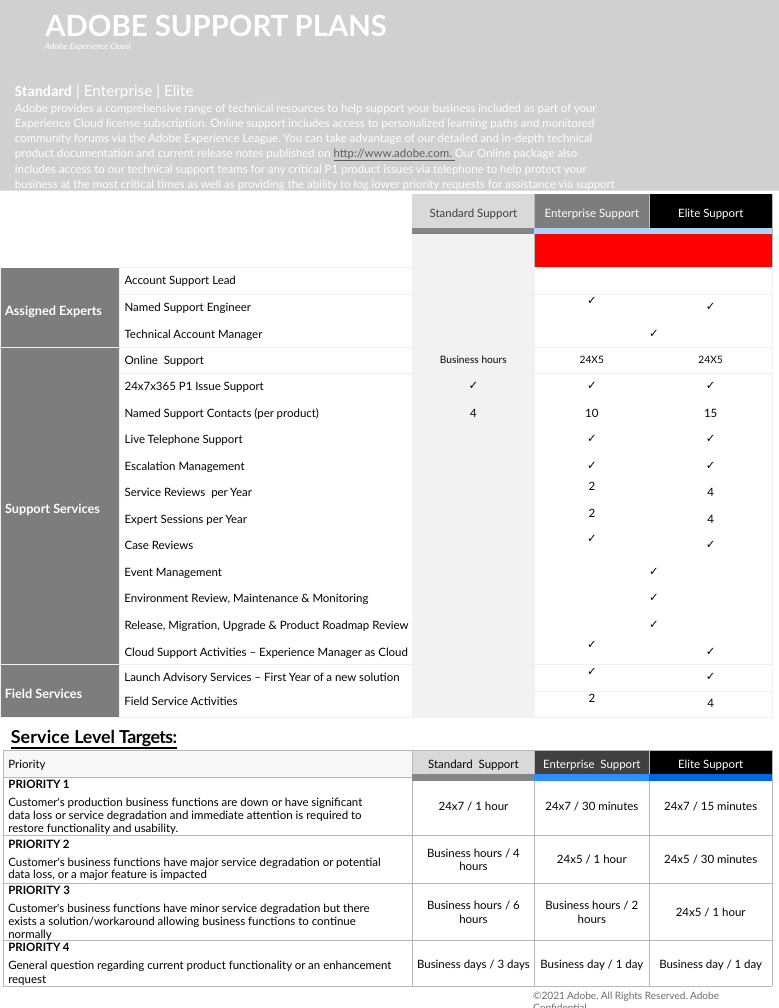
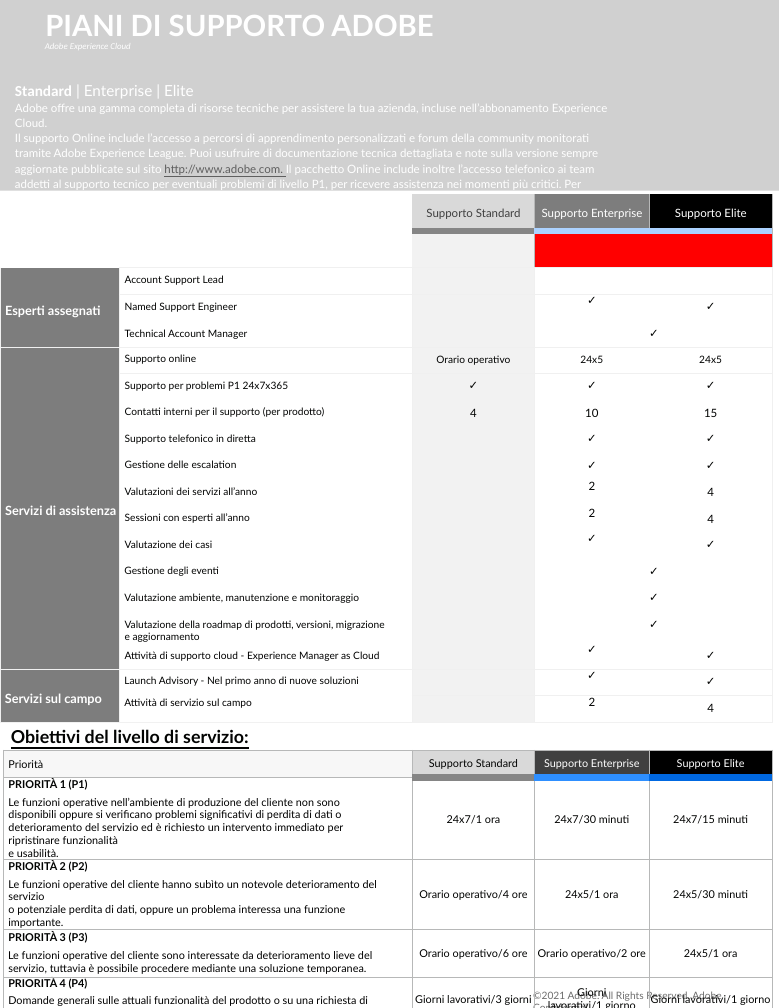
Before and after one commit to AdobeDocs/support-resources.it-IT, a slide deck: slide 1 of help/data-sheets/assets/StandardSupportDatasheet.pptx. Drawn at 779x1008 pixels with LibreOffice and Linux fonts; fonts in the diff are those of the drawing; grey boxes stand for pictures; background and template pictures are left out. Boxes give left, top, right and bottom in pixels: in the first picture for what was removed or moved away, otherwise in the second. Text is boxed around its words. In the diff, an @@ line names an element or a change of style, - is before the commit and + after.

```diff
--- a/help/data-sheets/assets/StandardSupportDatasheet.pptx
+++ b/help/data-sheets/assets/StandardSupportDatasheet.pptx
@@ title at (45,15,433,36): text changed @@
-ADOBE SUPPORT PLANS
+PIANI DI SUPPORTO ADOBE
@@ text at (15,85,608,190): text changed @@
-Standard | Enterprise | Elite
-Adobe provides a comprehensive range of technical resources to help support your business included as part of your Experience Cloud license subscription. Online support includes access to personalized learning paths and monitored community forums via the Adobe Experience League. You can take advantage of our detailed and in-depth technical product documentation and current release notes published on http://www.adobe.com. Our Online package also includes access to our technical support teams for any critical P1 product issues via telephone to help protect your business at the most critical times as well as providing the ability to log lower priority requests for assistance via support web portal.
+Standard | Enterprise | Elite
+Adobe offre una gamma completa di risorse tecniche per assistere la tua azienda, incluse nell’abbonamento Experience Cloud.
+Il supporto Online include l’accesso a percorsi di apprendimento personalizzati e forum della community monitorati tramite Adobe Experience League. Puoi usufruire di documentazione tecnica dettagliata e note sulla versione sempre aggiornate pubblicate sul sito http://www.adobe.com. Il pacchetto Online include inoltre l’accesso telefonico ai team addetti al supporto tecnico per eventuali problemi di livello P1, per ricevere assistenza nei momenti più critici. Per problemi di minore criticità,
+è possibile inviare richieste di supporto tramite il portale web.
@@ table at (0,194,772,722) @@
-row 1:  |  | Standard Support | Enterprise Support | Elite Support
+row 1:  |  | Supporto Standard | Supporto Enterprise | Supporto Elite
-row 3, column 1: Assigned Experts
+row 3, column 1: Esperti assegnati
-row 6: Support Services | Online Support | Business hours | 24X5 | 24X5
+row 6: Servizi di assistenza | Supporto online | Orario operativo | 24x5 | 24x5
-row 7, column 2: 24x7x365 P1 Issue Support
+row 7, column 2: Supporto per problemi P1 24x7x365
-row 8, column 2: Named Support Contacts (per product)
+row 8, column 2: Contatti interni per il supporto (per prodotto)
-row 9, column 2: Live Telephone Support
+row 9, column 2: Supporto telefonico in diretta
-row 10, column 2: Escalation Management
+row 10, column 2: Gestione delle escalation
-row 11, column 2: Service Reviews per Year
+row 11, column 2: Valutazioni dei servizi all’anno
-row 12, column 2: Expert Sessions per Year
+row 12, column 2: Sessioni con esperti all’anno
-row 13, column 2: Case Reviews
+row 13, column 2: Valutazione dei casi
-row 14, column 2: Event Management
+row 14, column 2: Gestione degli eventi
-row 15, column 2: Environment Review, Maintenance & Monitoring
+row 15, column 2: Valutazione ambiente, manutenzione e monitoraggio
-row 16, column 2: Release, Migration, Upgrade & Product Roadmap Review
+row 16, column 2: Valutazione della roadmap di prodotti, versioni, migrazione e aggiornamento
-row 17, column 2: Cloud Support Activities – Experience Manager as Cloud
+row 17, column 2: Attività di supporto cloud - Experience Manager as Cloud
-row 18, column 1: Field Services
+row 18, column 1: Servizi sul campo
-row 18, column 2: Launch Advisory Services – First Year of a new solution / Field Service Activities
+row 18, column 2: Launch Advisory - Nel primo anno di nuove soluzioni / Attività di servizio sul campo
@@ size 9 to 8 pt in "Account Support Lead", "Named Support Engineer", "Technical Account Manager" @@
@@ text at (11,729,249,768): text changed @@
-Service Level Targets: Initial Response
+Obiettivi del livello di servizio: Risposta iniziale
@@ table at (4,750,772,1008) @@
-row 1: Priority | Standard Support | Enterprise Support | Elite Support
+row 1: Priorità | Supporto Standard | Supporto Enterprise | Supporto Elite
-row 2: PRIORITY 1 / Customer's production business functions are down or have significant data loss or service degradation and immediate attention is required to restore functionality and usability. | 24x7 / 1 hour | 24x7 / 30 minutes | 24x7 / 15 minutes
+row 2: PRIORITÀ 1 (P1) / Le funzioni operative nell’ambiente di produzione del cliente non sono disponibili oppure si verificano problemi significativi di perdita di dati o deterioramento del servizio ed è richiesto un intervento immediato per ripristinare funzionalità e usabilità. | 24x7/1 ora | 24x7/30 minuti | 24x7/15 minuti
-row 3: PRIORITY 2 / Customer's business functions have major service degradation or potential data loss, or a major feature is impacted | Business hours / 4 hours | 24x5 / 1 hour | 24x5 / 30 minutes
+row 3: PRIORITÀ 2 (P2) / Le funzioni operative del cliente hanno subìto un notevole deterioramento del servizio o potenziale perdita di dati, oppure un problema interessa una funzione importante. | Orario operativo/4 ore | 24x5/1 ora | 24x5/30 minuti
-row 4: PRIORITY 3 / Customer's business functions have minor service degradation but there exists a solution/workaround allowing business functions to continue normally | Business hours / 6 hours | Business hours / 2 hours | 24x5 / 1 hour
+row 4: PRIORITÀ 3 (P3) / Le funzioni operative del cliente sono interessate da deterioramento lieve del servizio, tuttavia è possibile procedere mediante una soluzione temporanea. | Orario operativo/6 ore | Orario operativo/2 ore | 24x5/1 ora
-row 5: PRIORITY 4 / General question regarding current product functionality or an enhancement request | Business days / 3 days | Business day / 1 day | Business day / 1 day
+row 5: PRIORITÀ 4 (P4) / Domande generali sulle attuali funzionalità del prodotto o su una richiesta di miglioramento | Giorni lavorativi/3 giorni | Giorni lavorativi/1 giorno | Giorni lavorativi/1 giorno
@@ text "©2021 Adobe. All Rights Reserved. ..." at (533,990,690,1001): letter spacing -0.1 to 0 pt @@
```
Also in this commit, not shown: 2 other slides changed, 7 other files.
